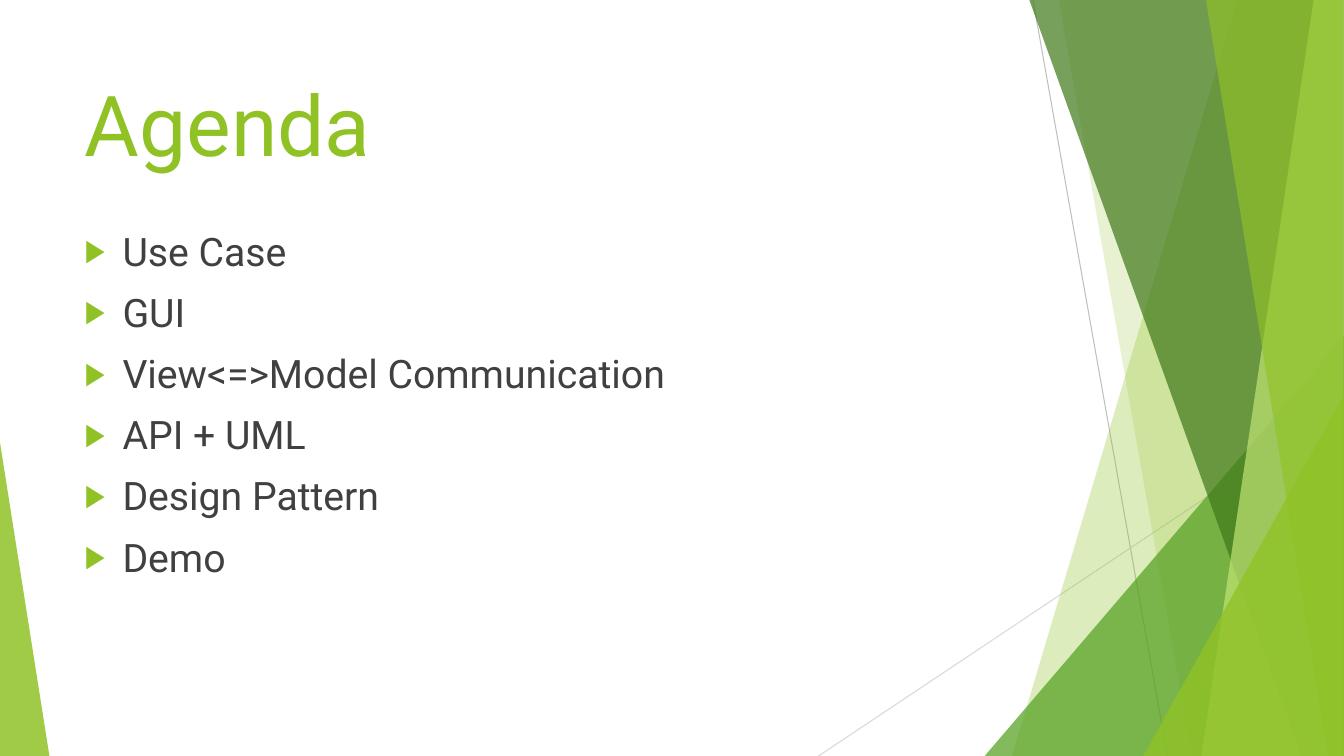
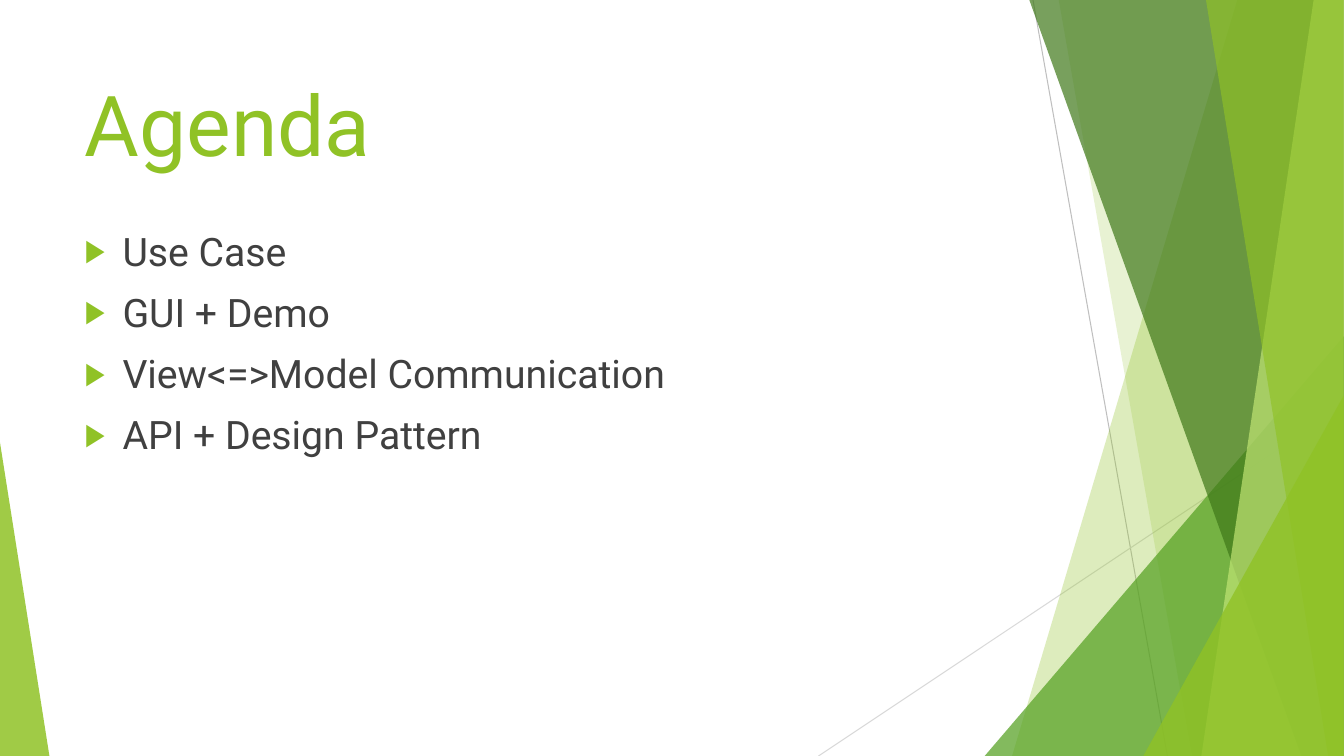
Before and after one commit to pourplusquoi/chatapp, a slide deck: slide 2 of src/main/resources/ChatApp API.pptx. Drawn at 1344x756 pixels with LibreOffice and Linux fonts; fonts in the diff are those of the drawing. Boxes give left, top, right and bottom in pixels: in the first picture for what was removed or moved away, otherwise in the second. Text is boxed around its words. In the diff, an @@ line names an element or a change of style, - is before the commit and + after.

```diff
--- a/src/main/resources/ChatApp API.pptx
+++ b/src/main/resources/ChatApp API.pptx
@@ text at (123,298,330,328): text changed @@
-▶ GUI
+▶ GUI + Demo
@@ text at (123,420,482,457): text changed @@
-▶ API + UML
-▶ Design Pattern
-▶ Demo
+▶ API + Design Pattern
```
Also in this commit, not shown: 1 other slide changed.
